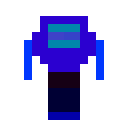
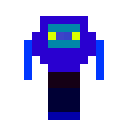
Two versions of the same layered image (128x128). Layer-by-layer changes:
added layer "eyes" above "Body" over left=48, top=32, right=80, bottom=40
added layer "Body" above "Right Leg" over left=48, top=32, right=80, bottom=40
renamed "Background" to "Left Leg", painted on it over left=48, top=32, right=80, bottom=40
